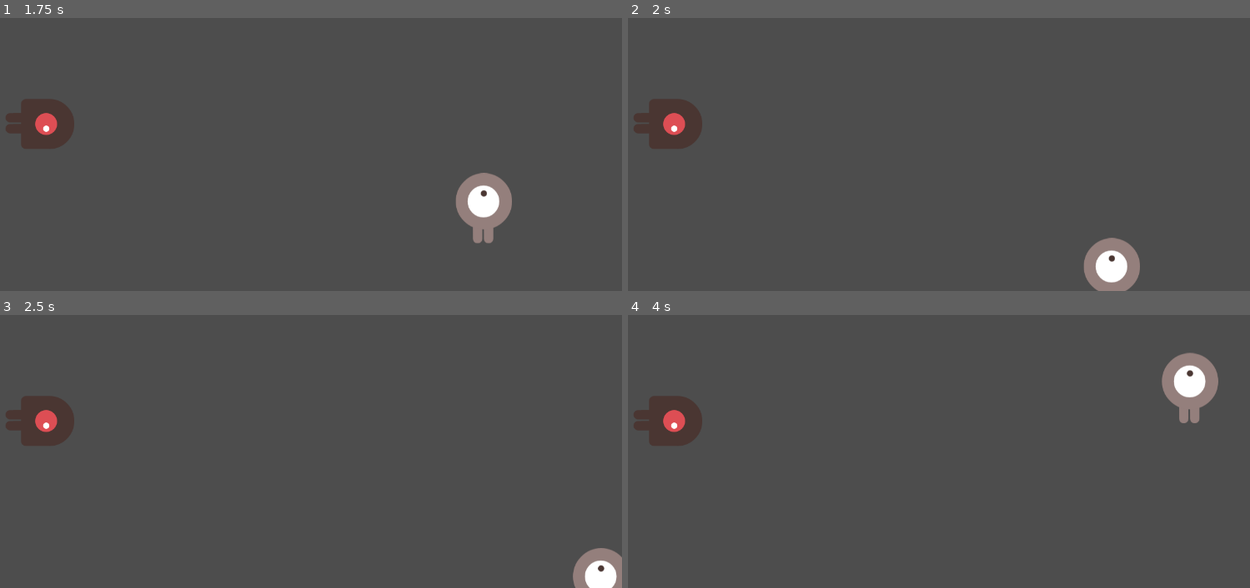
Above: before the commit, frames 1-4 (two rows, left to right).
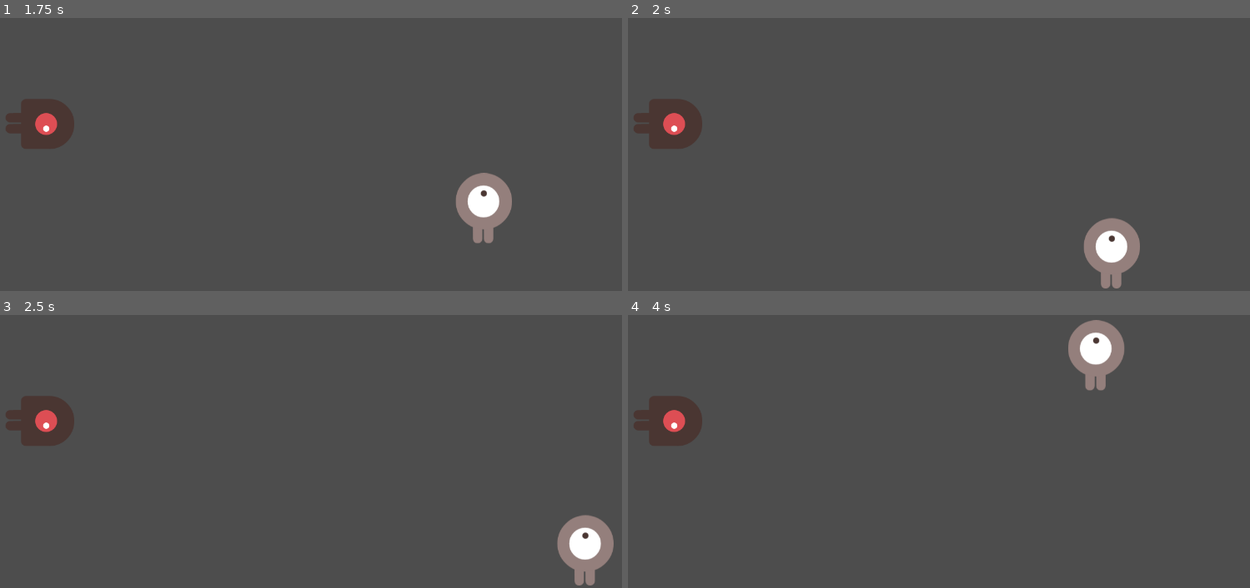
Above: after the commit, the same moments.

Repository: eduardothomas/SpaceShooterGodot
Game: Godot game, scene res://scenes/level.tscn
Same seed, same stepped clock (60 frames per second), same inputs: the game is played once before the commit and once after it.
Inputs:
- Up to frame 1 (1.75 s): tap Enter at 0.5 s; hold Right (right) 0.53-1.28 s; hold Down (down) from 1.28 s (still down)
- Up to frame 2 (2 s): keep holding Down (down)
- Up to frame 3 (2.5 s): release Down (down) at 2.03 s; hold Right (right) from 2.03 s (still down)
- Up to frame 4 (4 s): release Right (right) at 2.78 s; hold Up (up) 2.78-3.53 s; hold Left (left) from 3.53 s (still down)

Frame 1 is identical in both runs. In frame 2, 1.7% of the frame differs, in the area x 73-83%, y 73-100%; in frame 3, 1.9%; in frame 4, 3.3%, in the area x 70-95%, y 1-40%.

Commit message:
Added basic gameplay

Diff:
--- /dev/null
+++ b/scenes/laser.tscn
@@ -0,0 +1,17 @@
+[gd_scene load_steps=3 format=3 uid="uid://dmghiyug1wihr"]
+
+[ext_resource type="Texture2D" uid="uid://mv7mtx1sofd0" path="res://art/enemyFlyingAlt_1.png" id="1_lbcng"]
+
+[sub_resource type="CapsuleShape2D" id="CapsuleShape2D_ae8fj"]
+radius = 7.0
+height = 118.0
+
+[node name="Laser" type="Area2D"]
+
+[node name="Sprite2D" type="Sprite2D" parent="."]
+position = Vector2(0.5, 2)
+scale = Vector2(0.100917, 0.75)
+texture = ExtResource("1_lbcng")
+
+[node name="CollisionShape2D" type="CollisionShape2D" parent="."]
+shape = SubResource("CapsuleShape2D_ae8fj")
--- /dev/null
+++ b/scenes/level.gd
@@ -0,0 +1,7 @@
+extends Node2D
+
+func _on_timer_timeout() -> void:
+	print("meteor")
+
+func _ready() -> void:
+	print("It is working")
--- a/scenes/level.tscn
+++ b/scenes/level.tscn
@@ -1,12 +1,50 @@
-[gd_scene load_steps=3 format=3 uid="uid://yk1e083c1gr8"]
+[gd_scene load_steps=6 format=3 uid="uid://yk1e083c1gr8"]
 
 [ext_resource type="PackedScene" uid="uid://d34dvept3g4ic" path="res://scenes/player.tscn" id="1_bsidg"]
+[ext_resource type="Script" path="res://scenes/level.gd" id="1_qvqdw"]
 [ext_resource type="PackedScene" uid="uid://dlx4gn4vi4jke" path="res://scenes/meteor.tscn" id="2_ktk3r"]
 
+[sub_resource type="RectangleShape2D" id="RectangleShape2D_54pcf"]
+size = Vector2(20, 768.5)
+
+[sub_resource type="RectangleShape2D" id="RectangleShape2D_cixax"]
+size = Vector2(1298, 18)
+
 [node name="Level" type="Node2D"]
+script = ExtResource("1_qvqdw")
 
 [node name="Player" parent="." instance=ExtResource("1_bsidg")]
 position = Vector2(667, 368)
 
 [node name="Meteor" parent="." instance=ExtResource("2_ktk3r")]
 position = Vector2(163, 447)
+
+[node name="Borders" type="Node2D" parent="."]
+
+[node name="StaticBody2D" type="StaticBody2D" parent="Borders"]
+
+[node name="CollisionShape2D" type="CollisionShape2D" parent="Borders/StaticBody2D"]
+position = Vector2(-11, 382)
+shape = SubResource("RectangleShape2D_54pcf")
+
+[node name="StaticBody2D2" type="StaticBody2D" parent="Borders"]
+
+[node name="CollisionShape2D" type="CollisionShape2D" parent="Borders/StaticBody2D2"]
+position = Vector2(1288, 386)
+shape = SubResource("RectangleShape2D_54pcf")
+
+[node name="StaticBody2D3" type="StaticBody2D" parent="Borders"]
+
+[node name="CollisionShape2D" type="CollisionShape2D" parent="Borders/StaticBody2D3"]
+position = Vector2(645, -9)
+shape = SubResource("RectangleShape2D_cixax")
+
+[node name="StaticBody2D4" type="StaticBody2D" parent="Borders"]
+
+[node name="CollisionShape2D" type="CollisionShape2D" parent="Borders/StaticBody2D4"]
+position = Vector2(642, 773)
+shape = SubResource("RectangleShape2D_cixax")
+
+[node name="Timer" type="Timer" parent="."]
+
+[connection signal="timeout" from="Timer" to="." method="_on_timer_timeout"]
--- /dev/null
+++ b/scenes/meteor.gd
@@ -0,0 +1,5 @@
+extends Area2D
+
+func _on_body_entered(body: Node2D) -> void:
+	print("body entered")
+	print(body)
--- a/scenes/meteor.tscn
+++ b/scenes/meteor.tscn
@@ -1,8 +1,19 @@
-[gd_scene load_steps=2 format=3 uid="uid://dlx4gn4vi4jke"]
+[gd_scene load_steps=4 format=3 uid="uid://dlx4gn4vi4jke"]
 
 [ext_resource type="Texture2D" uid="uid://b3ggl5vtiuw0r" path="res://art/enemyWalking_1.png" id="1_b2nij"]
+[ext_resource type="Script" path="res://scenes/meteor.gd" id="1_olil1"]
 
-[node name="Meteor" type="Node2D"]
+[sub_resource type="RectangleShape2D" id="RectangleShape2D_32ab5"]
+size = Vector2(126, 100)
+
+[node name="Meteor" type="Area2D"]
+script = ExtResource("1_olil1")
 
 [node name="Sprite2D" type="Sprite2D" parent="."]
 texture = ExtResource("1_b2nij")
+
+[node name="CollisionShape2D" type="CollisionShape2D" parent="."]
+position = Vector2(3, -4)
+shape = SubResource("RectangleShape2D_32ab5")
+
+[connection signal="body_entered" from="." to="." method="_on_body_entered"]
--- a/scenes/player.gd
+++ b/scenes/player.gd
@@ -1,4 +1,4 @@
-extends Node2D
+extends CharacterBody2D
 
 @export var speed: int = 500
 
@@ -10,5 +10,5 @@
 # Called every frame. 'delta' is the elapsed time since the previous frame.
 func _process(delta: float) -> void:
 	var direction = Input.get_vector("left", "right", "up", "down")
-
-	position += direction * speed * delta
+	velocity = direction * speed
+	move_and_slide()
--- a/scenes/player.tscn
+++ b/scenes/player.tscn
@@ -1,10 +1,16 @@
-[gd_scene load_steps=3 format=3 uid="uid://d34dvept3g4ic"]
+[gd_scene load_steps=4 format=3 uid="uid://d34dvept3g4ic"]
 
 [ext_resource type="Texture2D" uid="uid://bs25satmn1m5i" path="res://art/playerGrey_up1.png" id="1_87mtn"]
 [ext_resource type="Script" path="res://scenes/player.gd" id="1_fghr4"]
 
-[node name="Player" type="Node2D"]
+[sub_resource type="CircleShape2D" id="CircleShape2D_lybyn"]
+radius = 68.0661
+
+[node name="Player" type="CharacterBody2D"]
 script = ExtResource("1_fghr4")
 
 [node name="PlayerImage" type="Sprite2D" parent="."]
 texture = ExtResource("1_87mtn")
+
+[node name="CollisionShape2D" type="CollisionShape2D" parent="."]
+shape = SubResource("CircleShape2D_lybyn")
